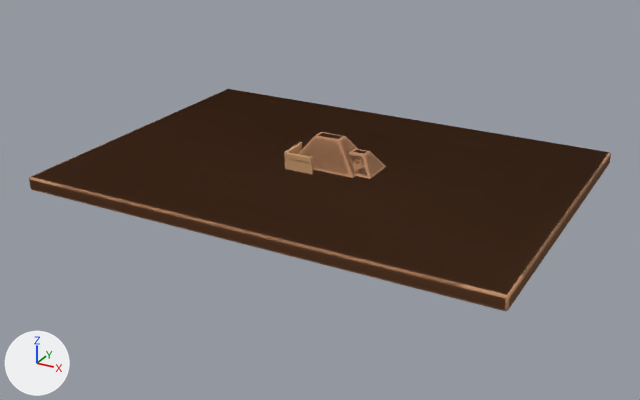
Before and after pictures for a commit that changed the glTF model components/building/building/BLD_SITEWORK_A_v003.glb.
Both versions are drawn from a 50 mm camera at (17.1, -32.1, 14.2) aimed at (0.0, -0.9, -1.4). The lights are fixed; the arrows at lower left show +X, +Y and +Z. The picture after the commit comes second. Vertices at exactly the same position are counted once.

In view in the first picture: 'BLD_SITEWORK_A_PIT_2X2', 'BLD_SITEWORK_A_PIT_3X2', 'BLD_SITEWORK_A_PIT_4X2', 'BLD_SITEWORK_A_PIT_4X3', 'BLD_SITEWORK_A_PIT_5X2', 'BLD_SITEWORK_A_PIT_5X3', 'BLD_SITEWORK_A_PLOT_2X2', 'BLD_SITEWORK_A_PLOT_3X2', 'BLD_SITEWORK_A_PLOT_4X2', 'BLD_SITEWORK_A_PLOT_4X3', 'BLD_SITEWORK_A_PLOT_5X2', 'BLD_SITEWORK_A_PLOT_5X3' and 4 more.
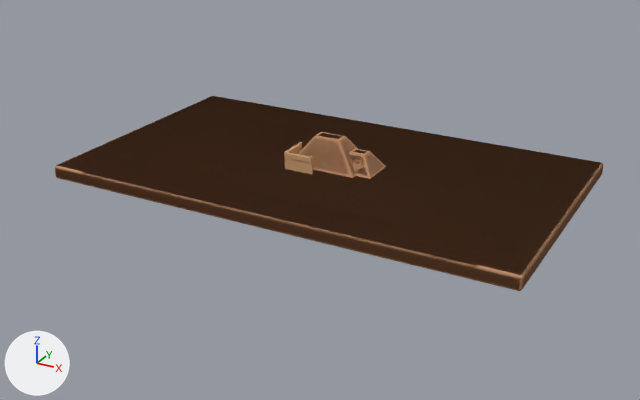
Patch to the scene script:
```diff
--- a/components/building/building/BLD_SITEWORK_A_v003.glb.py
+++ b/components/building/building/BLD_SITEWORK_A_v003.glb.py
@@ me_bld_sitework_a_pit_4x3 @@
 # used by ob_bld_sitework_a_pit_4x3; location = (0.0, 0.0, 0.0)
-me_bld_sitework_a_pit_4x3.from_pydata(...)  # 192 vertices, 380 faces; spans x -9.0..9.0, y -7.5..7.5, z -0.6..0.0
+me_bld_sitework_a_pit_4x3.from_pydata(...)  # 192 vertices, 380 faces; spans x -9.0..9.0, y -6.0..6.0, z -0.6..0.0
+# me_bld_sitework_a_pit_4x3 part 1: 141 of 192 vertices moved; they spanned x -9.0..9.0, y -7.5..7.5, z -0.6..0.0 and now span x -9.0..9.0, y -6.0..6.0, z -0.6..0.0; mean shift (0.0, 0.0, 0.0); largest move (-7.0, -5.4, -0.1) -> (7.2, 5.7, 0.0)
 me_bld_sitework_a_pit_4x3.materials.append(mat_mat_earth)
@@ me_bld_sitework_a_pit_5x3 @@
 # used by ob_bld_sitework_a_pit_5x3; location = (0.0, 0.0, 0.0)
-me_bld_sitework_a_pit_5x3.from_pydata(...)  # 192 vertices, 380 faces; spans x -10.5..10.5, y -7.5..7.5, z -0.6..0.0
+me_bld_sitework_a_pit_5x3.from_pydata(...)  # 192 vertices, 380 faces; spans x -10.5..10.5, y -6.0..6.0, z -0.6..0.0
+# me_bld_sitework_a_pit_5x3 part 2: 141 of 192 vertices moved; they spanned x -10.5..10.5, y -7.5..7.5, z -0.6..0.0 and now span x -10.5..10.5, y -6.0..6.0, z -0.6..0.0; mean shift (0.0, 0.0, 0.0); largest move (-8.5, -5.4, -0.1) -> (8.7, 5.7, 0.0)
 me_bld_sitework_a_pit_5x3.materials.append(mat_mat_earth)
@@ me_bld_sitework_a_plot_4x3 @@
 # used by ob_bld_sitework_a_plot_4x3; location = (0.0, 0.0, 0.0)
-me_bld_sitework_a_plot_4x3.from_pydata(...)  # 96 vertices, 188 faces; spans x -9.0..9.0, y -7.5..7.5, z -0.6..0.0
+me_bld_sitework_a_plot_4x3.from_pydata(...)  # 96 vertices, 188 faces; spans x -9.0..9.0, y -6.0..6.0, z -0.6..0.0
+# me_bld_sitework_a_plot_4x3 part 3: the whole mesh is scaled about its middle by (1, 0.799, 1)
 me_bld_sitework_a_plot_4x3.materials.append(mat_mat_earth)
@@ me_bld_sitework_a_plot_5x3 @@
 # used by ob_bld_sitework_a_plot_5x3; location = (0.0, 0.0, 0.0)
-me_bld_sitework_a_plot_5x3.from_pydata(...)  # 96 vertices, 188 faces; spans x -10.5..10.5, y -7.5..7.5, z -0.6..0.0
+me_bld_sitework_a_plot_5x3.from_pydata(...)  # 96 vertices, 188 faces; spans x -10.5..10.5, y -6.0..6.0, z -0.6..0.0
+# me_bld_sitework_a_plot_5x3 part 4: the whole mesh is scaled about its middle by (1, 0.799, 1)
 me_bld_sitework_a_plot_5x3.materials.append(mat_mat_earth)
```

Location of each change, [x1, y1, x2, y2] in pixels of the pictures (640 x 400 px):
'BLD_SITEWORK_A_PLOT_5X3', rescaled (not visible afterwards): before [30, 89, 611, 311]
'BLD_SITEWORK_A_PIT_4X3', reshaped (7% narrower, 13% shorter): before [56, 93, 574, 299]; after [81, 101, 565, 280]
'BLD_SITEWORK_A_PIT_5X3', reshaped (12% shorter): before [29, 89, 608, 311]; after [55, 96, 601, 291]
'BLD_SITEWORK_A_PLOT_4X3', rescaled: before [56, 93, 574, 300]; after [92, 100, 562, 262]
'BLD_SITEWORK_A_PLOT_4X2', unchanged, covered by the edit: before [92, 101, 562, 262]
